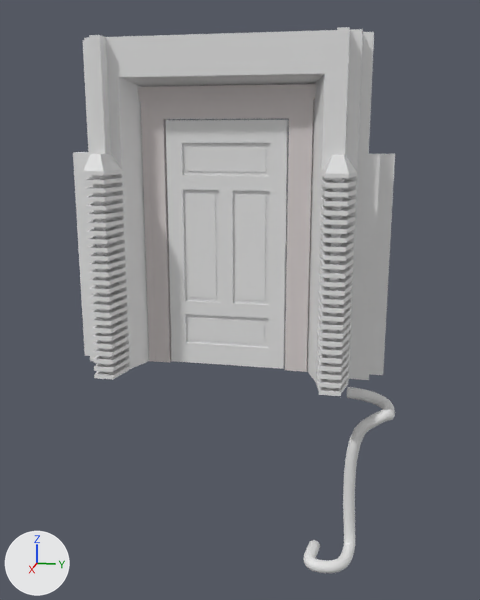
What one commit did to the Blender file models/cave/portal01/portal02.blend.
The view is the same before and after, from a 50 mm camera at (3.66, 0.81, 1.31) aimed at (0.1, 0.1, 0.42). The axes (+X, +Y, +Z) are drawn at lower left. The lights are the same throughout.

In view in the first picture: 'BezierCurve', 'door.001', 'frame.001', 'machine_frame'.
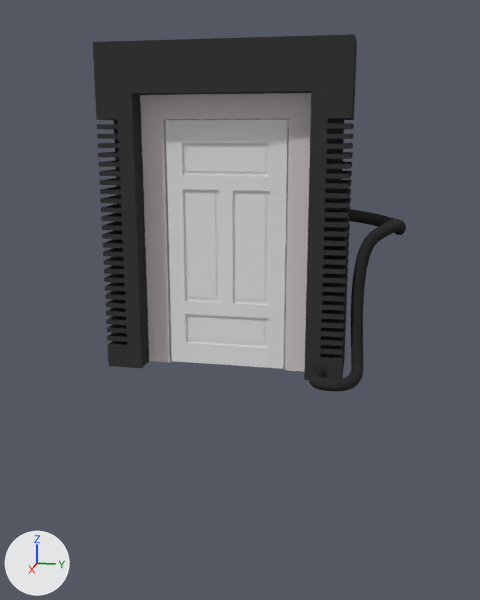
Commit message: portal02: new machinery frame created

Where the change shows, as pixel boxes [x1, y1, x2, y2] in the pictures (480 x 600 px):
'machine_frame', deleted
    before: [73, 27, 395, 396]
'Cube', added (black)
    after: [93, 34, 357, 380]
'BezierCurve', reshaped, moved
    before: [303, 387, 395, 573]
    after: [309, 209, 406, 391]

Diff of the bpy script that builds the scene:
```diff
--- a/models/cave/portal01/portal02.blend.py
+++ b/models/cave/portal01/portal02.blend.py
@@ mat_pipes01 @@
+mat_pipes01 = diffuse_material('pipes01')
+mat_pipes01.base_color = (0.0311, 0.0311, 0.0311)  # black #313131
@@ mat_portal02 @@
+mat_portal02 = diffuse_material('portal02')
+mat_portal02.base_color = (0.0445, 0.0445, 0.0445)  # black #3c3c3c
@@ me_cube @@
+me_cube.from_pydata(...)  # 886 vertices, 871 faces; spans x -0.17..0.17, y 0.0..0.68, z -0.9..0.9
+me_cube.materials.append(mat_portal02)  # its picture is missing
@@ cu_beziercurve @@
 _sp = cu_beziercurve.splines.new('BEZIER'); _sp.bezier_points.add(5)
-_sp.bezier_points.foreach_set('co', [-0.269, 0.0, -0.196, -0.193, 0.00538, -0.00342, -0.067, 0.00922, -0.206, -0.00935, 0.753, -0.26, 0.121, 0.787, -0.402, -0.123, 0.841, -0.525])
-_sp.bezier_points.foreach_set('handle_left', [-0.271, -0.0335, -0.341, -0.333, 0.0118, 0.0133, -0.0752, 0.00392, -0.135, -0.138, 0.653, -0.254, 0.115, 0.787, -0.307, -0.0478, 0.841, -0.522])
-_sp.bezier_points.foreach_set('handle_right', [-0.268, 0.0278, -0.0757, -0.0801, 0.000139, -0.017, -0.0569, 0.0157, -0.293, 0.14, 0.87, -0.266, 0.132, 0.787, -0.599, -0.167, 0.841, -0.527])
+_sp.bezier_points.foreach_set('co', [-0.269, 0.0, -0.196, -0.193, 0.00538, -0.00342, -0.067, 0.00922, -0.206, -0.00935, 0.753, -0.26, 0.121, 0.787, -0.366, -0.184, 0.841, -0.49])
+_sp.bezier_points.foreach_set('handle_left', [-0.271, -0.0335, -0.341, -0.333, 0.0118, 0.0133, -0.0752, 0.00392, -0.135, -0.138, 0.653, -0.254, 0.115, 0.787, -0.272, -0.109, 0.841, -0.487])
+_sp.bezier_points.foreach_set('handle_right', [-0.268, 0.0278, -0.0757, -0.0801, 0.000139, -0.017, -0.0569, 0.0157, -0.293, 0.14, 0.87, -0.266, 0.132, 0.787, -0.563, -0.228, 0.841, -0.491])
 for _p, _l, _r in zip(_sp.bezier_points, ['ALIGNED', 'ALIGNED', 'ALIGNED', 'ALIGNED', 'ALIGNED', 'ALIGNED'], ['ALIGNED', 'ALIGNED', 'ALIGNED', 'ALIGNED', 'ALIGNED', 'ALIGNED']): _p.handle_left_type = _l; _p.handle_right_type = _r
@@ cu_beziercurve @@
 _sp = cu_beziercurve.splines.new('BEZIER'); _sp.bezier_points.add(5)
 _sp.order_v = 0
+cu_beziercurve.materials.append(mat_pipes01)  # black #313131
 cu_beziercurve.use_path = True
@@ ob_beziercurve @@
 ob_beziercurve = bpy.data.objects.new('BezierCurve', cu_beziercurve)
-ob_beziercurve.location = (0.389, 0.826, -1.014)
+ob_beziercurve.location = (0.349, 0.826, 0.045)
 ob_beziercurve.rotation_euler = (1.571, 0.0, 1.571)  # degrees (90, 0, 90)
@@ ob_machine_frame @@
-ob_machine_frame = bpy.data.objects.new('machine_frame', me_cube_001)
-ob_machine_frame.location = (0.0, 0.0, 0.906)
-_m = ob_machine_frame.modifiers.new('Mirror', 'MIRROR')
-_m.use_axis = (False, True, False)
@@ ob_cube @@
+ob_cube = bpy.data.objects.new('Cube', me_cube)
+ob_cube.location = (0.0, 0.0, 0.899)
+_m = ob_cube.modifiers.new('Mirror', 'MIRROR')
+_m.use_axis = (False, True, False)
+_m.use_clip = True
```
